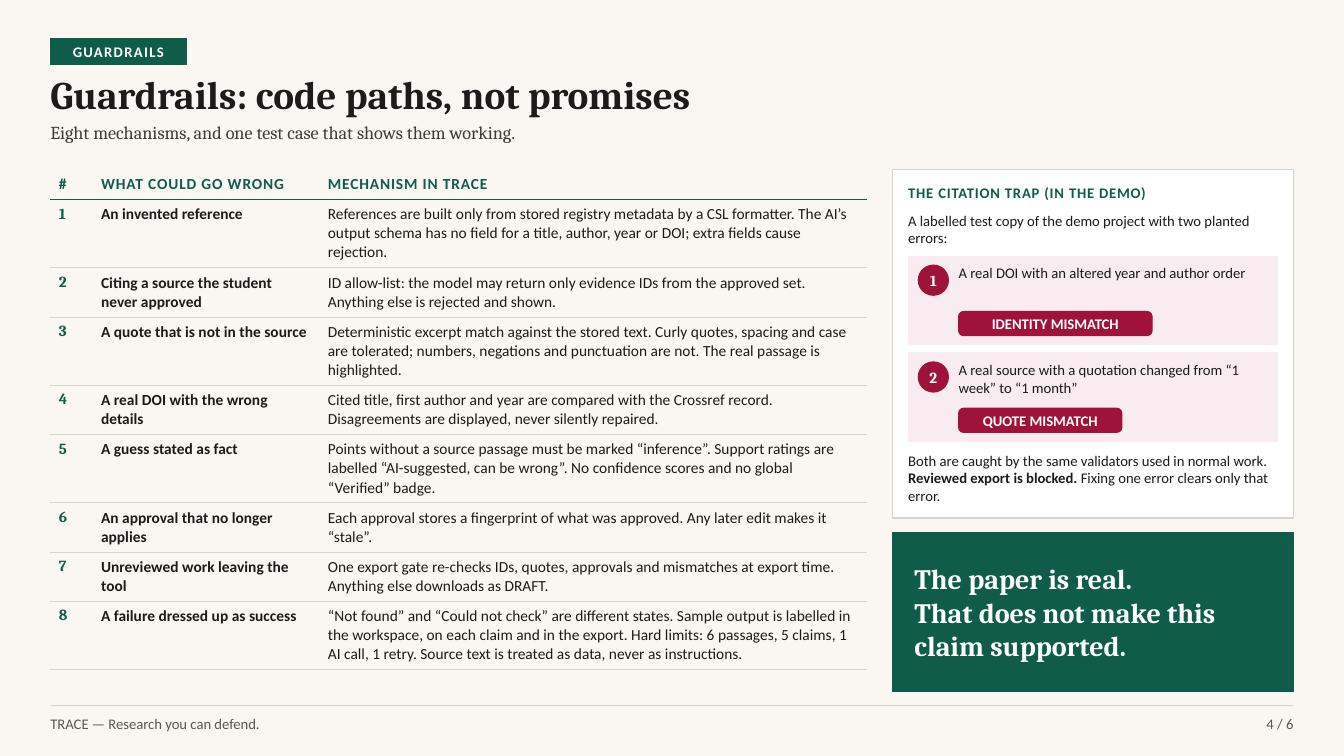
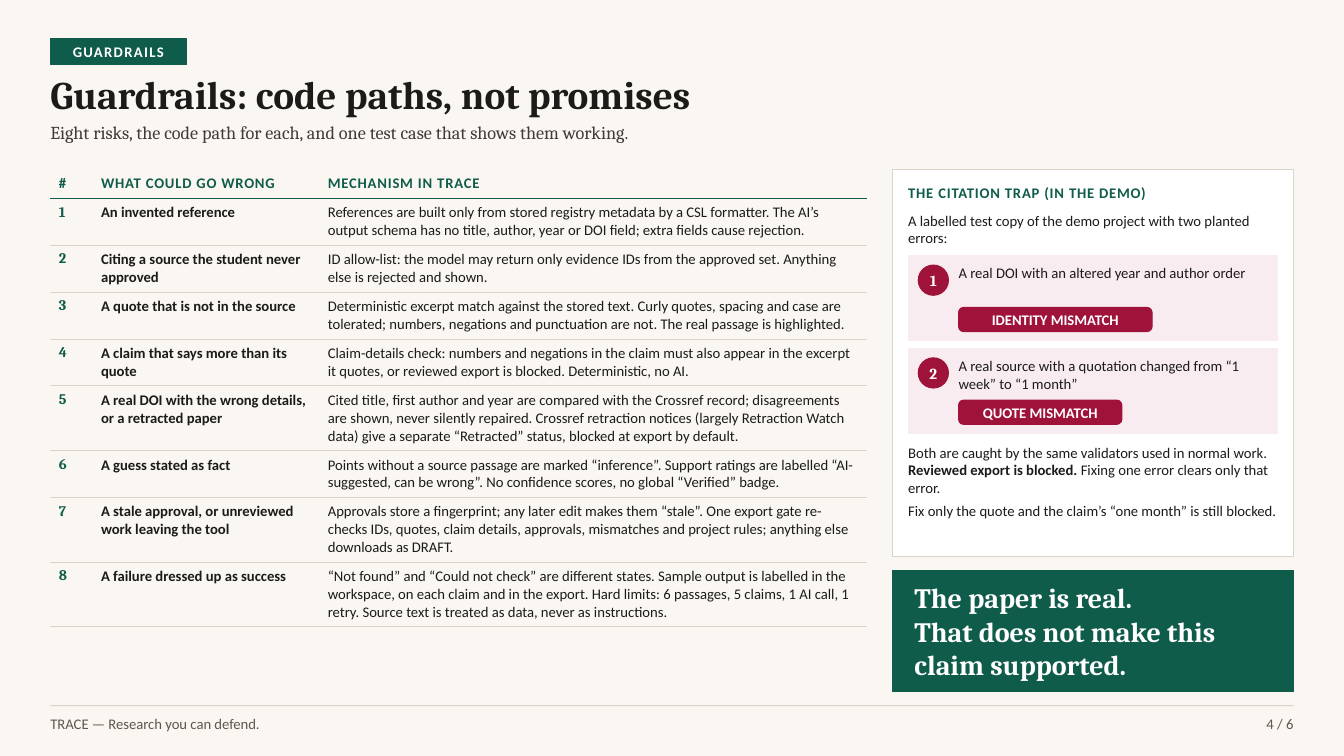
Before and after one commit to mercydeez/trace-hackathon, a slide deck: slide 4 of submissions/phase-1-deck.pptx. Drawn at 1344x756 pixels with LibreOffice and Linux fonts; fonts in the diff are those of the drawing. Boxes give left, top, right and bottom in pixels: in the first picture for what was removed or moved away, otherwise in the second. Text is boxed around its words. In the diff, an @@ line names an element or a change of style, - is before the commit and + after.

```diff
--- a/submissions/phase-1-deck.pptx
+++ b/submissions/phase-1-deck.pptx
@@ text at bbox=[50, 126, 628, 143]: text changed @@
-Eight mechanisms, and one test case that shows them working.
+Eight risks, the code path for each, and one test case that shows them working.
@@ table at bbox=[50, 169, 867, 624] @@
-row 2, column 3: References are built only from stored registry metadata by a CSL formatter. The AI’s output schema has no field for a title, author, year or DOI; extra fields cause rejection.
+row 2, column 3: References are built only from stored registry metadata by a CSL formatter. The AI’s output schema has no title, author, year or DOI field; extra fields cause rejection.
-row 5, column 2: A real DOI with the wrong details
+row 5, column 2: A claim that says more than its quote
-row 5, column 3: Cited title, first author and year are compared with the Crossref record. Disagreements are displayed, never silently repaired.
+row 5, column 3: Claim-details check: numbers and negations in the claim must also appear in the excerpt it quotes, or reviewed export is blocked. Deterministic, no AI.
-row 6, column 2: A guess stated as fact
+row 6, column 2: A real DOI with the wrong details, or a retracted paper
-row 6, column 3: Points without a source passage must be marked “inference”. Support ratings are labelled “AI-suggested, can be wrong”. No confidence scores and no global “Verified” badge.
+row 6, column 3: Cited title, first author and year are compared with the Crossref record; disagreements are shown, never silently repaired. Crossref retraction notices (largely Retraction Watch data) give a separate “Retracted” status, blocked at export by default.
-row 7, column 2: An approval that no longer applies
+row 7, column 2: A guess stated as fact
-row 7, column 3: Each approval stores a fingerprint of what was approved. Any later edit makes it “stale”.
+row 7, column 3: Points without a source passage are marked “inference”. Support ratings are labelled “AI-suggested, can be wrong”. No confidence scores, no global “Verified” badge.
-row 8, column 2: Unreviewed work leaving the tool
+row 8, column 2: A stale approval, or unreviewed work leaving the tool
-row 8, column 3: One export gate re-checks IDs, quotes, approvals and mismatches at export time. Anything else downloads as DRAFT.
+row 8, column 3: Approvals store a fingerprint; any later edit makes them “stale”. One export gate re-checks IDs, quotes, claim details, approvals, mismatches and project rules; anything else downloads as DRAFT.
@@ size 11 to 10.5 pt in "#", "WHAT COULD GO WRONG", "MECHANISM IN TRACE", "1" and 14 more places @@
@@ rectangle: place and size @@
-rectangle at bbox=[892, 169, 1294, 518]
+rectangle at bbox=[892, 169, 1294, 557]
@@ rectangle: place and size @@
-rectangle at bbox=[908, 256, 1277, 345]
+rectangle at bbox=[908, 256, 1277, 341]
@@ rectangle: place and size @@
-rectangle at bbox=[908, 353, 1277, 442]
+rectangle at bbox=[908, 349, 1277, 434]
@@ 1 rounded rectangle, 1 ellipse, 1 text: place and size @@
-1 rounded rectangle, 1 ellipse, 1 text at bbox=[919, 312, 1240, 393]
+1 rounded rectangle, 1 ellipse, 1 text at bbox=[919, 308, 1240, 389]
@@ rounded rectangle "QUOTE MISMATCH": place and size @@
-rounded rectangle "QUOTE MISMATCH" at bbox=[959, 408, 1122, 433]
+rounded rectangle "QUOTE MISMATCH" at bbox=[959, 400, 1122, 424]
@@ text at bbox=[908, 447, 1268, 493]: more space between paragraphs @@
@@ text "Both are caught by the ...": place and size @@
-text "Both are caught by the ..." at bbox=[908, 455, 1268, 501]
+text "Both are caught by the ..." at bbox=[908, 447, 1276, 519]
@@ text at bbox=[908, 505, 1276, 519]: paragraph added @@
+Fix only the quote and the claim’s “one month” is still blocked.
@@ rectangle "The paper is real.": place and size @@
-rectangle "The paper is real." at bbox=[892, 532, 1294, 692]
+rectangle "The paper is real." at bbox=[892, 571, 1294, 692]
```
Also in this commit, not shown: 4 other slides changed, 2 other files.
